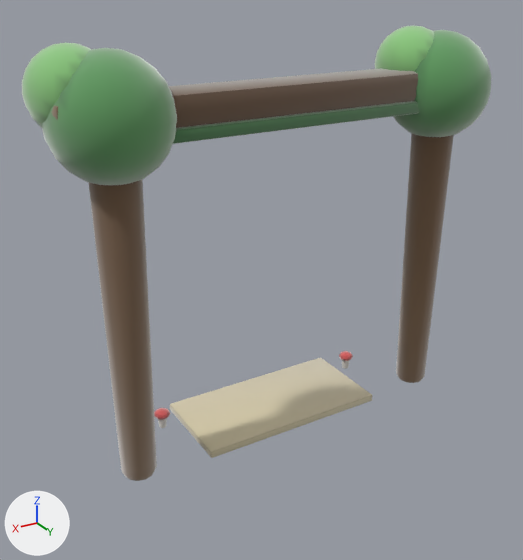
What one commit did to the glTF model assets/models/gates/a1e0f1e0.glb.
Camera for both pictures: a camera (50 mm lens) standing at (4.29, 6.48, 5.27) and looking at (0.2, -0.33, 1.86). Every picture has the same lights, and +X, +Y and +Z are marked at lower left. The picture after the commit comes second. Vertices at exactly the same position are counted once.

The first picture shows 'gate_a1e0f1e0'.
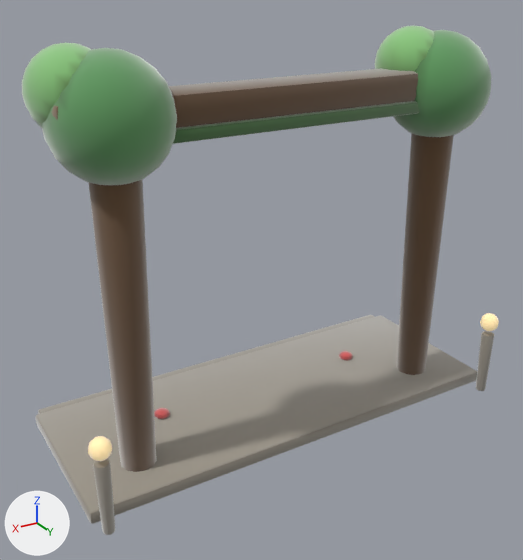
Boxes (x1, y1, x2, y2) around the edits, measured in the pictures (523 x 560 px):
'gate_a1e0f1e0', reshaped (12% taller): before (22, 25, 491, 481); after (22, 25, 499, 535)
part 1 of me_gate_a1e0f1e0, added: after (35, 315, 477, 524)
part 2 of me_gate_a1e0f1e0, added (mostly hidden): after (38, 315, 374, 414)
part 3 of me_gate_a1e0f1e0, added: after (480, 313, 499, 331)
part 4 of me_gate_a1e0f1e0, added (beige): after (88, 436, 112, 461)
part 5 of me_gate_a1e0f1e0, added: after (476, 331, 494, 391)
part 6 of me_gate_a1e0f1e0, added: after (93, 459, 115, 535)
part 7 of me_gate_a1e0f1e0, edited (looks the same): (22, 30, 491, 472) in both

The change, as a list of edits to the scene's bpy script:
```text
Add mat_clay__ffe2a8_0_95__ffe2a8:
    mat_clay__ffe2a8_0_95__ffe2a8 = bpy.data.materials.new('clay_#FFE2A8_0.95_#FFE2A8')
    # nodes: BsdfPrincipled, Mix, OutputMaterial, VertexColor
    # colours: beige #bca67a, beige #ffe2a8, mixed with the vertex colours
Add mat_clay__b9b2a2_0_93:
    mat_clay__b9b2a2_0_93 = bpy.data.materials.new('clay_#B9B2A2_0.93_-')
    # nodes: BsdfPrincipled, Mix, OutputMaterial, VertexColor
    # colours: grey #b9b2a2, mixed with the vertex colours
Add mat_clay__9e978a_0_93:
    mat_clay__9e978a_0_93 = bpy.data.materials.new('clay_#9E978A_0.93_-')
    # nodes: BsdfPrincipled, Mix, OutputMaterial, VertexColor
    # colours: grey #9e978a, mixed with the vertex colours
Change me_gate_a1e0f1e0:
    used by ob_gate_a1e0f1e0; location = (0.0, 0.0, 0.0)
    remove me_gate_a1e0f1e0.from_pydata(...)  # 1532 vertices, 3012 faces; spans x -2.64..2.74, y -1.01..0.61, z -0.01..4.67
    add me_gate_a1e0f1e0.from_pydata(...)  # 2032 vertices, 3984 faces; spans x -2.77..2.77, y -1.71..0.84, z -0.01..4.67
    me_gate_a1e0f1e0 part 1: the loose piece of 56 vertices spanning x -1.21..1.21, y -1.01..0.21, z -0.01..0.11 is copied, and the copy is multiplied about its middle by the matrix ((2.318, -0.022, -0.001), (0.0, 1.738, -0.001), (0.0, -0.017, 1.599)), then moved by (0.0, -0.1, 0.03), in mat_clay__9e978a_0_93; it spans x -2.77..2.77, y -1.55..0.55, z 0.0..0.16
    me_gate_a1e0f1e0 part 2: the loose piece of 56 vertices spanning x -2.33..2.32, y -0.28..0.28, z 3.75..3.9 is copied, and the copy is multiplied about its middle by the matrix ((1.164, 0.014, 0.011), (0.0, 0.597, 0.006), (0.0, 0.011, 0.867)), then moved by (0.0, -1.54, -3.76), in mat_clay__9e978a_0_93; it spans x -2.7..2.7, y -1.71..-1.37, z 0.0..0.12
    me_gate_a1e0f1e0 part 3: the loose piece of 52 vertices spanning x -1.52..-1.33, y -0.8..-0.61, z 0.13..0.25 is copied, and the copy is scaled about its middle by (1.24, 1.2, 2), then moved by (-1.22, 1.42, 0.83), in mat_clay__ffe2a8_0_95__ffe2a8; it spans x -2.76..-2.52, y 0.61..0.83, z 0.9..1.14
    me_gate_a1e0f1e0 part 4: a new loose piece, a UV sphere (10 segments, 6 rings, poles along z) spanning x 2.52..2.76, y 0.61..0.84, z 0.9..1.14, in mat_clay__ffe2a8_0_95__ffe2a8
    me_gate_a1e0f1e0 part 5: a new loose piece of 114 vertices spanning x -2.73..-2.56, y 0.64..0.8, z 0.0..0.86, in mat_clay__9e978a_0_93
    me_gate_a1e0f1e0 part 6: a new loose piece of 114 vertices spanning x 2.56..2.73, y 0.64..0.81, z 0.0..0.86, in mat_clay__9e978a_0_93
    me_gate_a1e0f1e0 part 7: 2626 kept faces spanning x -2.64..2.74, y -1.01..0.61, z -0.01..4.66 get new vertex colours
    other edits to the shape of me_gate_a1e0f1e0 do not show in these pictures
    add me_gate_a1e0f1e0.materials.append(mat_clay__9e978a_0_93)
    add me_gate_a1e0f1e0.materials.append(mat_clay__b9b2a2_0_93)
    add me_gate_a1e0f1e0.materials.append(mat_clay__ffe2a8_0_95__ffe2a8)
```
